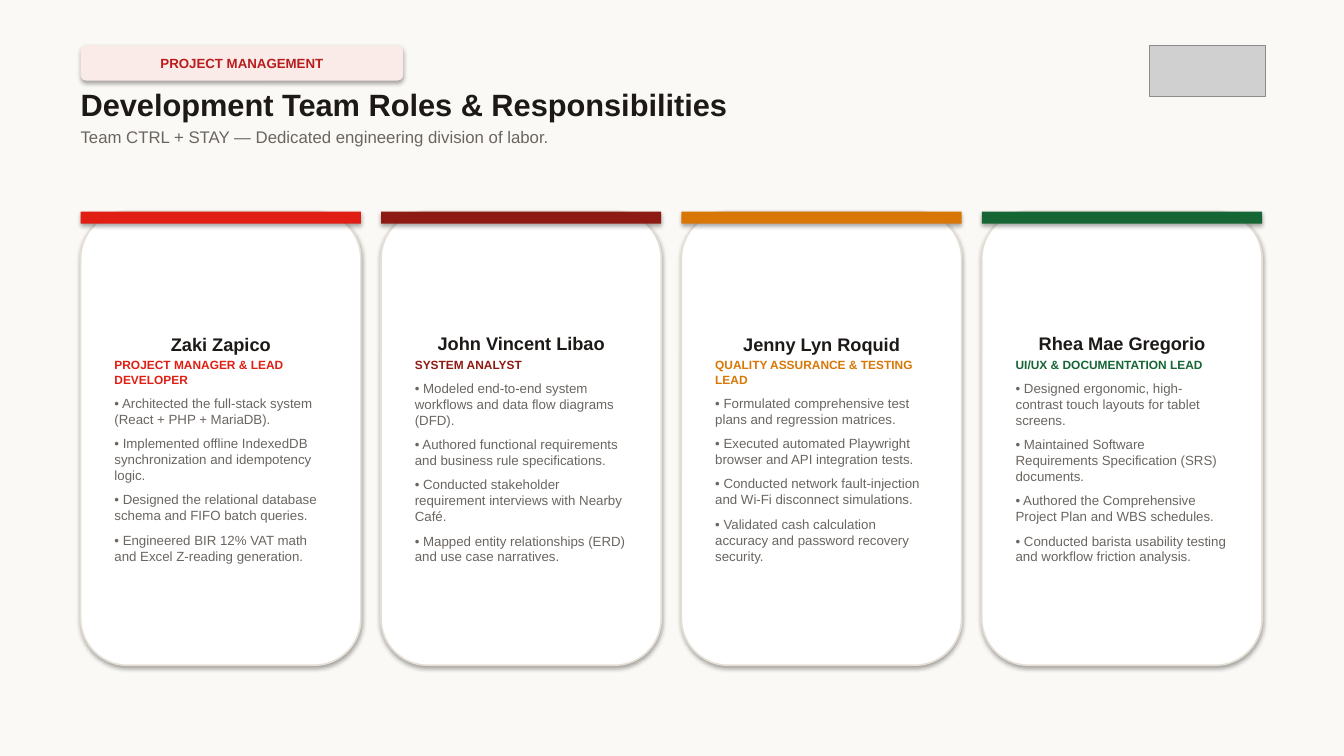
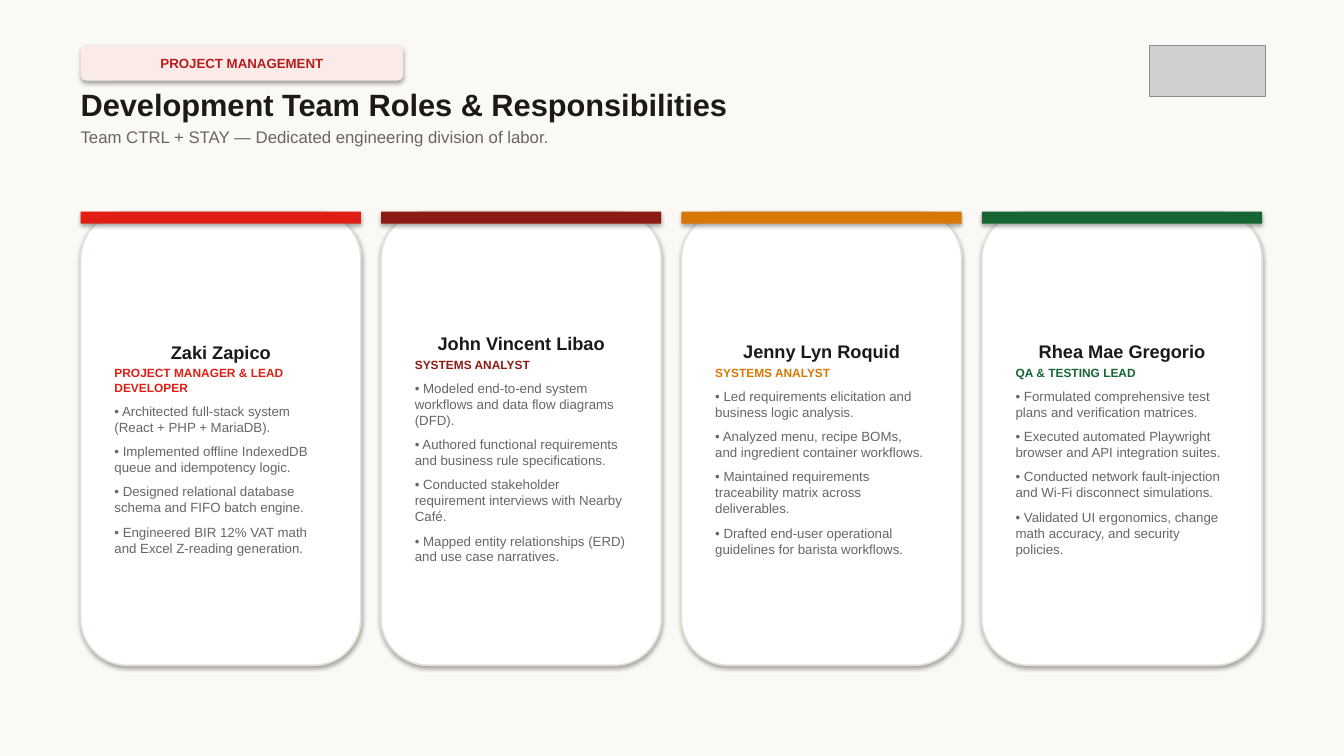
Before and after one commit to zakizap2134/NearbyCafe, a slide deck: slide 13 of VenueVue_NearbyCafe_System_Background.pptx. Drawn at 1344x756 pixels with LibreOffice and Linux fonts; fonts in the diff are those of the drawing; grey boxes stand for pictures. Boxes give left, top, right and bottom in pixels: in the first picture for what was removed or moved away, otherwise in the second. Text is boxed around its words. In the diff, an @@ line names an element or a change of style, - is before the commit and + after.

Commit message:
docs: align team roles (Rhea QA Lead, John & Jenny Systems Analysts) and highlight Online Option for client in PPTX and docs

```diff
--- a/VenueVue_NearbyCafe_System_Background.pptx
+++ b/VenueVue_NearbyCafe_System_Background.pptx
@@ text in rounded rectangle at bbox=[415, 360, 530, 369]: text changed @@
-SYSTEM ANALYST
+SYSTEMS ANALYST
@@ text in rounded rectangle at bbox=[715, 368, 923, 557]: text changed @@
-QUALITY ASSURANCE & TESTING LEAD
-• Formulated comprehensive test plans and regression matrices.
-• Executed automated Playwright browser and API integration tests.
-• Conducted network fault-injection and Wi-Fi disconnect simulations.
-• Validated cash calculation accuracy and password recovery security.
+SYSTEMS ANALYST
+• Led requirements elicitation and business logic analysis.
+• Analyzed menu, recipe BOMs, and ingredient container workflows.
+• Maintained requirements traceability matrix across deliverables.
+• Drafted end-user operational guidelines for barista workflows.
@@ text in rounded rectangle at bbox=[1016, 368, 1220, 557]: text changed @@
-UI/UX & DOCUMENTATION LEAD
-• Designed ergonomic, high-contrast touch layouts for tablet screens.
-• Maintained Software Requirements Specification (SRS) documents.
-• Authored the Comprehensive Project Plan and WBS schedules.
-• Conducted barista usability testing and workflow friction analysis.
+QA & TESTING LEAD
+• Formulated comprehensive test plans and verification matrices.
+• Executed automated Playwright browser and API integration suites.
+• Conducted network fault-injection and Wi-Fi disconnect simulations.
+• Validated UI ergonomics, change math accuracy, and security policies.
@@ text in rounded rectangle at bbox=[114, 406, 308, 515]: text changed @@
-• Architected the full-stack system (React + PHP + MariaDB).
-• Implemented offline IndexedDB synchronization and idempotency logic.
-• Designed the relational database schema and FIFO batch queries.
+• Architected full-stack system (React + PHP + MariaDB).
+• Implemented offline IndexedDB queue and idempotency logic.
+• Designed relational database schema and FIFO batch engine.
```
Also in this commit, not shown: 3 other slides changed, 4 other files.
